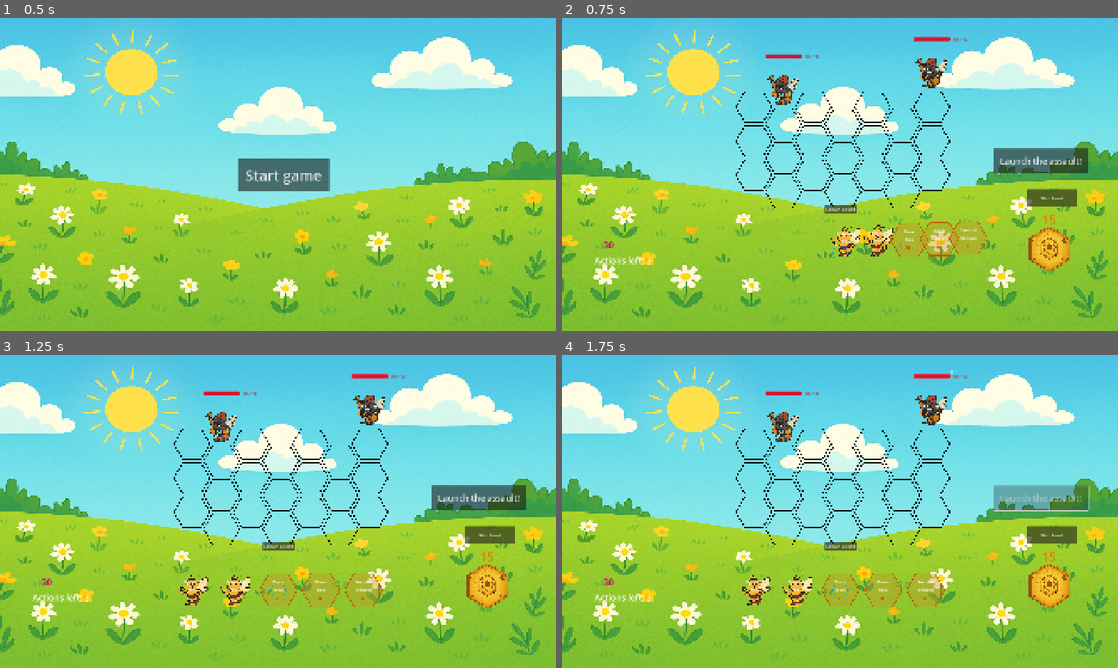
Above: before the commit, frames 1-4 (two rows, left to right).
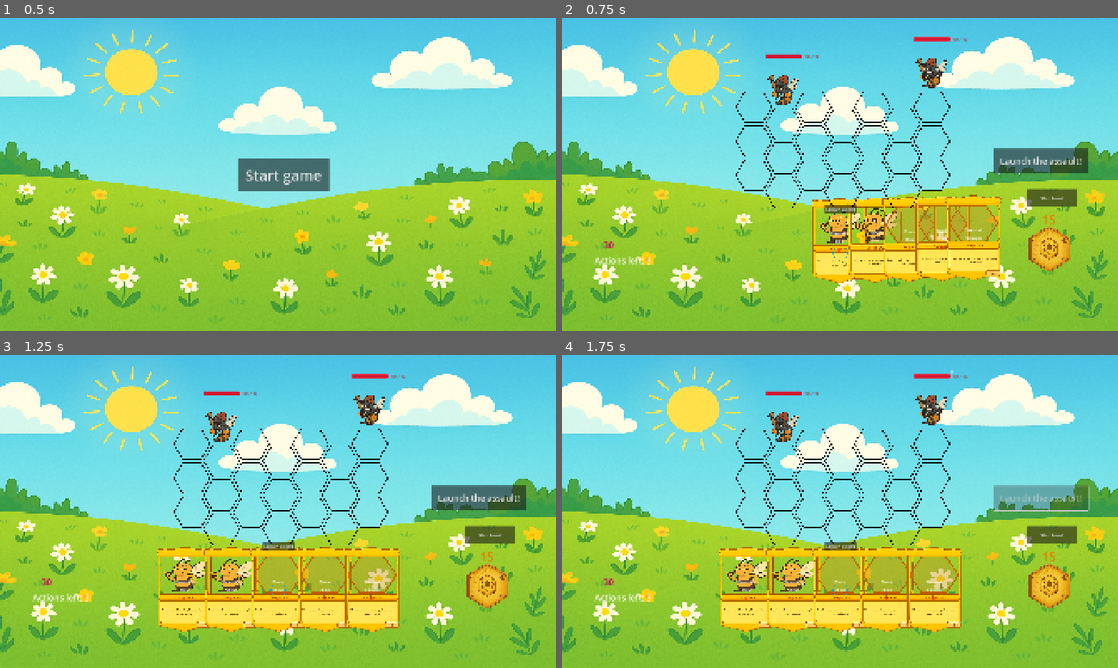
Above: after the commit, the same moments.

Repository: tysia2512/buzzco
Game: Godot game, scene res://scenes/main.tscn
The game is run twice, just before and just after one commit, with the same random seed, the same clock (stepped at 60 frames per second) and the same inputs.
Inputs:
- Up to frame 1 (0.5 s): no input
- Up to frame 2 (0.75 s): click "Start game" at 0.5 s
- Up to frame 3 (1.25 s): no input
- Up to frame 4 (1.75 s): click "Launch the assault!" at 1.25 s

Frame 1 is identical in both runs. In frame 2, 6.8% of the frame differs, in the area x 45-80%, y 56-85%; in frame 3, 8.3%, in the area x 28-72%, y 61-89%; in frame 4, 8.3%.

Commit message:
Add card view & clean up generic card some with setting the state. Still needs an update for the collision polygon for dragging.

Diff:
--- /dev/null
+++ b/scenes/card_display.tscn
@@ -0,0 +1,47 @@
+[gd_scene load_steps=3 format=3 uid="uid://c15x7spqonh0n"]
+
+[ext_resource type="Script" uid="uid://csbiin3n3wfbq" path="res://scripts/card_display.gd" id="1_nfdgj"]
+[ext_resource type="Texture2D" uid="uid://3huxyf6fgi5l" path="res://assets/card_template.png" id="2_toolh"]
+
+[node name="CardDisplay" type="Node2D"]
+script = ExtResource("1_nfdgj")
+
+[node name="ImageSprite" type="Sprite2D" parent="."]
+
+[node name="CardTemplateSprite" type="Sprite2D" parent="."]
+texture = ExtResource("2_toolh")
+
+[node name="Polygon2D" type="Polygon2D" parent="CardTemplateSprite"]
+visible = false
+polygon = PackedVector2Array(-432, -580, 426, -580, 426, 59, -432, 59)
+
+[node name="Name" type="Label" parent="."]
+offset_left = -398.0
+offset_top = 79.0
+offset_right = 415.0
+offset_bottom = 162.0
+theme_override_colors/font_color = Color(0.6, 0.282353, 0, 1)
+theme_override_font_sizes/font_size = 60
+horizontal_alignment = 1
+vertical_alignment = 1
+
+[node name="Description" type="Label" parent="."]
+offset_left = -409.0
+offset_top = 200.0
+offset_right = 416.0
+offset_bottom = 545.0
+theme_override_colors/font_color = Color(0.376471, 0.239216, 0, 1)
+theme_override_font_sizes/font_size = 40
+horizontal_alignment = 1
+vertical_alignment = 1
+autowrap_mode = 3
+
+[node name="AttackPts" type="Label" parent="."]
+offset_left = 238.0
+offset_top = 568.0
+offset_right = 441.0
+offset_bottom = 637.0
+theme_override_colors/font_color = Color(0.467085, 0.301005, 1.92523e-07, 1)
+theme_override_font_sizes/font_size = 40
+horizontal_alignment = 1
+vertical_alignment = 1
--- a/scenes/generic_card.tscn
+++ b/scenes/generic_card.tscn
@@ -1,8 +1,9 @@
-[gd_scene load_steps=4 format=3 uid="uid://dpctul3yh8g03"]
+[gd_scene load_steps=5 format=3 uid="uid://dpctul3yh8g03"]
 
 [ext_resource type="Script" uid="uid://ckwpxrboijb8j" path="res://scripts/generic_card.gd" id="1_1y0pe"]
 [ext_resource type="Texture2D" uid="uid://dt3425k0ene5n" path="res://assets/hex_blue copy.svg" id="2_nnksx"]
 [ext_resource type="Script" uid="uid://dr65pifk4fdu7" path="res://scripts/grid_sprite_2d.gd" id="3_nnksx"]
+[ext_resource type="PackedScene" uid="uid://c15x7spqonh0n" path="res://scenes/card_display.tscn" id="4_nluqo"]
 
 [node name="Card" type="Node2D"]
 script = ExtResource("1_1y0pe")
@@ -11,6 +12,9 @@
 [node name="GridSprite2D" type="Sprite2D" parent="."]
 script = ExtResource("3_nnksx")
 metadata/_custom_type_script = "uid://dr65pifk4fdu7"
+
+[node name="CardDisplay" parent="." instance=ExtResource("4_nluqo")]
+scale = Vector2(0.2, 0.2)
 
 [node name="AttackLabel" type="Label" parent="."]
 visible = false
--- /dev/null
+++ b/scripts/card_display.gd
@@ -0,0 +1,50 @@
+#@tool
+class_name CardDisplay extends Node2D
+
+@export var texture: Texture2D:
+	set(value):
+		texture = value
+		if _image_sprite:
+			_image_sprite.texture = value
+			_resize_texture()
+
+@export var card_name: String = "Card name"
+@export var attack: int = 10
+@export var description: String = "This is a card. It can be played and placed on the board."
+
+@onready var _image_sprite: Sprite2D = $ImageSprite
+@onready var _image_polygon: Polygon2D = $CardTemplateSprite/Polygon2D
+
+func _ready():
+	_image_sprite.texture = texture
+	if _image_sprite.texture:
+		_resize_texture()
+	$Name.text = card_name
+	$Description.text = description
+	$AttackPts.text = str(attack)
+
+func _resize_texture():
+	if !_image_polygon or _image_polygon.polygon.is_empty():
+		return
+	var min_x = _image_polygon.polygon[0].x
+	var max_x = _image_polygon.polygon[0].x
+	var min_y = _image_polygon.polygon[0].y
+	var max_y = _image_polygon.polygon[0].y
+
+	for pt in _image_polygon.polygon:
+		min_x = min(min_x, pt.x)
+		max_x = max(max_x, pt.x)
+		min_y = min(min_y, pt.y)
+		max_y = max(max_y, pt.y)
+
+	var W = max_x - min_x
+	var H = max_y - min_y
+
+	_image_sprite.position = Vector2((min_x + max_x) / 2, (min_y + max_y) / 2)
+	_image_sprite.scale = Vector2(
+		W / _image_sprite.texture.get_width(),
+		H / _image_sprite.texture.get_height(),
+	)
+
+func get_texture_size():
+	return _image_sprite.texture.get_size() * _image_sprite.scale * scale
--- a/scripts/generic_card.gd
+++ b/scripts/generic_card.gd
@@ -5,34 +5,76 @@
 
 @export var attack_value: int = 1
 @export var card_name: String = "Card"
+@export var description: String = "Card Description"
 @export var current_attack_points: int = 1
 @export var pollen_cost: int = 2
 @export var texture: Texture2D:
 	set(value):
 		texture = value
-		if sprite:
-			sprite.init_texture(value)
-
+		if tile_sprite:
+			tile_sprite.init_texture(value)
+		if card_display:
+			card_display.texture = value
 
 @onready var name_label: Label = $NameLabel
 @onready var attack_label: Label = $AttackLabel
 @onready var debug_attack_strength_label: Label = $DebugAttackStrengthLabel
-@onready var sprite: GridSprite2D = $GridSprite2D
+@onready var tile_sprite: GridSprite2D = $GridSprite2D
+@onready var card_display: CardDisplay = $CardDisplay
 
 var tween: Tween
 
-var _is_dragged = false
-var _is_in_hand = true
-var _is_on_the_board = false
+enum CardDisplayMode {
+	CARD,
+	TILE
+}
+
+var _card_display_mode: CardDisplayMode = CardDisplayMode.CARD
+
+var _is_dragged = false:
+	set(value):
+		if value == _is_dragged:
+			return
+
+		_is_dragged = value
+		_is_in_hand = false
+		_is_on_the_board = false
+		if value:
+			_set_card_display(CardDisplayMode.TILE)
+
+var _is_in_hand = true:
+	set(value):
+		if value == _is_in_hand:
+			return
+		_is_in_hand = value
+		_is_dragged = false
+		_is_on_the_board = false
+		if value:
+			_set_card_display(CardDisplayMode.CARD)
+
+var _is_on_the_board = false:
+	set(value):
+		if value == _is_on_the_board:
+			return
+
+		_is_on_the_board = value
+		_is_dragged = false
+		_is_in_hand = false
+		if value:
+			_set_card_display(CardDisplayMode.TILE)
+		else:
+			remove_from_the_board()
+
+
 var _tile_placed: GridTile = null
 
-func _init() -> void:
-	visible = false
-
 func _ready():
-	sprite.init_texture(texture)
+	_set_card_display(CardDisplayMode.CARD)
+	tile_sprite.init_texture(texture)
+	card_display.texture = texture
+	card_display.name = card_name
+	card_display.description = description
 	_update_labels()
-	visible = true
 
 func _update_labels():
 	attack_label.set_text(str(attack_value))
@@ -42,33 +84,36 @@
 func _process(_delta: float) -> void:
 	_update_labels()
 
+func _set_card_display(mode: CardDisplayMode) -> void:
+	_card_display_mode = mode
+	if _card_display_mode == CardDisplayMode.CARD:
+		tile_sprite.visible = false
+		card_display.visible = true
+	else:
+		tile_sprite.visible = true
+		card_display.visible = false
+
 func get_texture_size():
-	return sprite.scale * sprite.texture.get_size()
+	if _card_display_mode == CardDisplayMode.CARD:
+		return card_display.get_texture_size()
+	return tile_sprite.scale * tile_sprite.texture.get_size()
 
 func set_is_dragged():
 	if get_parent() and get_parent().tween:
 		get_parent().tween.kill()
 
 	_is_dragged = true
-	_is_in_hand = false
-	_is_on_the_board = false
-	remove_from_the_board()
 
 func set_in_hand():
-	_is_dragged = false
 	_is_in_hand = true
-	_is_on_the_board = false
-	remove_from_the_board()
 
 func set_on_the_board(tile: GridTile):
 	assert(_tile_placed == null)
-	_is_dragged = false
-	_is_in_hand = false
-	_is_on_the_board = true
 	if !PollenManager.can_afford_pollen(pollen_cost):
 		set_in_hand()
 		return
 
+	_is_on_the_board = true
 	_tile_placed = tile
 	PollenManager.pay_pollen(pollen_cost)
 	card_placed.emit(tile)
Binary file added: assets/card_template.png
Not shown, added: assets/card_template.png.import
Not shown, added: scripts/card_display.gd.uid
